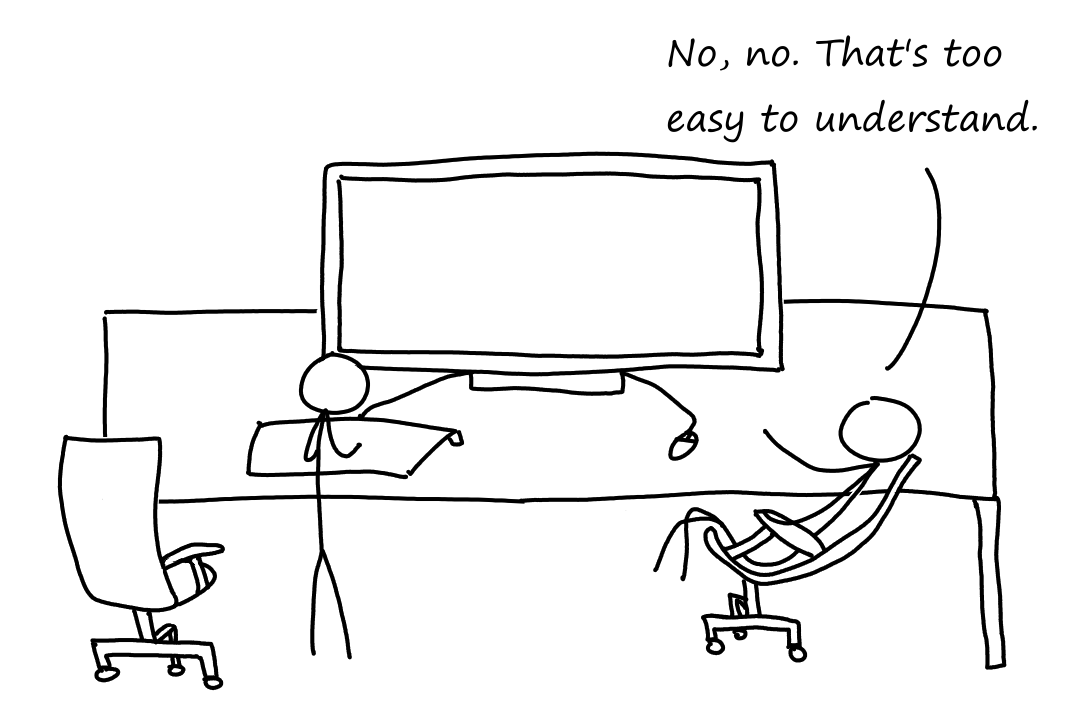
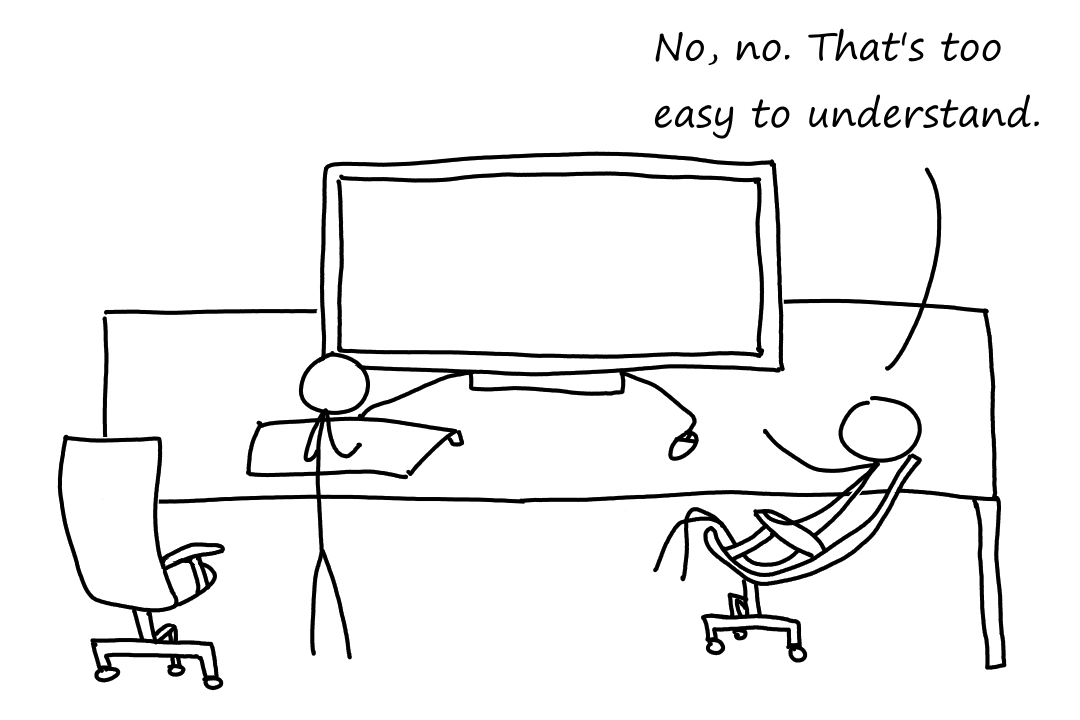
The second w=1080, h=720 image is a revision of the first. Changes to its layers:
pixels changed over box(654, 28, 1039, 143) (layer not identified)
